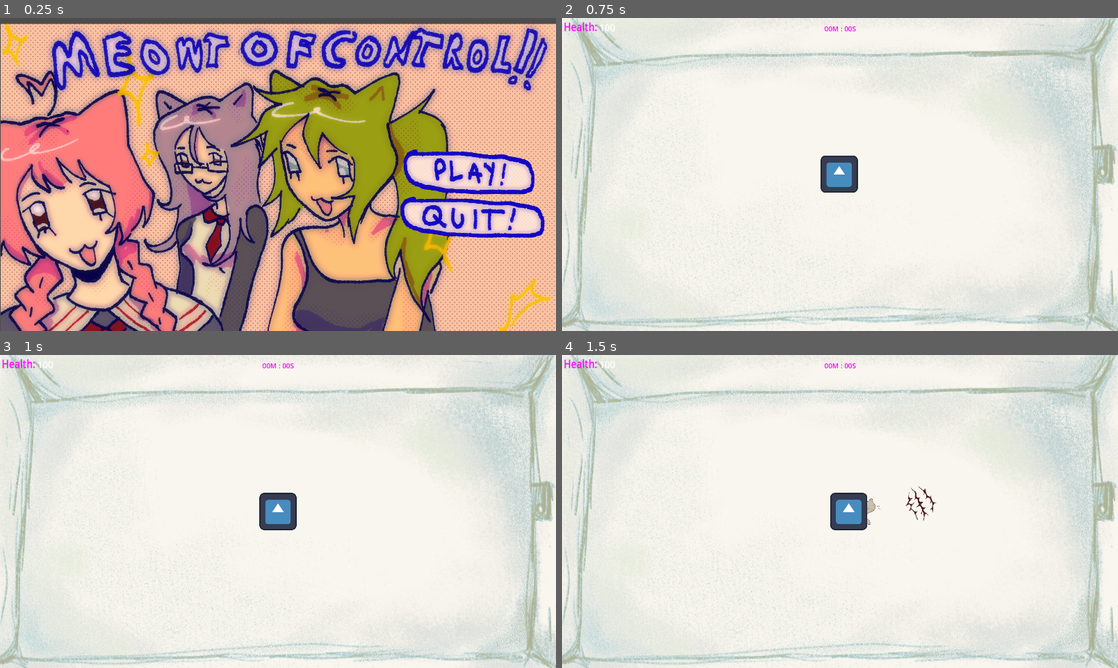
Above: before the commit, frames 1-4 (two rows, left to right).
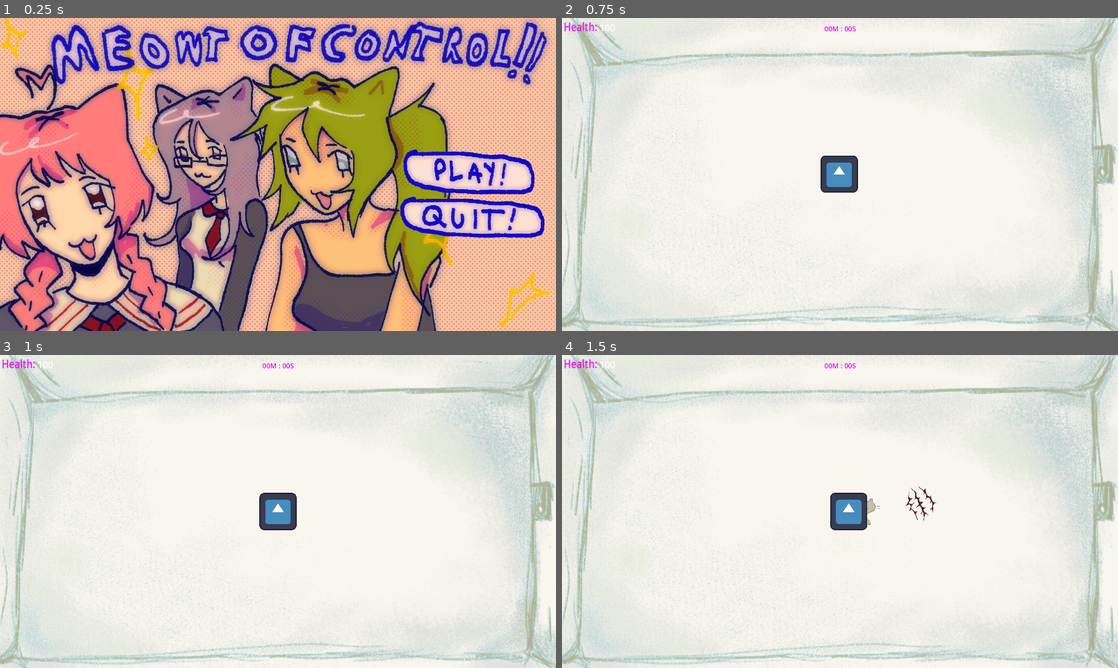
Above: after the commit, the same moments.

Repository: RobertKadak/GameCamp-2024
Game: Godot game, scene res://Menu folder/menu.tscn
The game is run twice, just before and just after one commit, with the same random seed, the same clock (stepped at 60 frames per second) and the same inputs. The engine's default icon, where the game draws it, is replaced by a stand-in: a white triangle on a blue panel in a dark square.
Inputs (mouse positions are in pixels of both pictures, inside the frame that each line leads up to):
- Up to frame 1 (0.25 s): no input
- Up to frame 2 (0.75 s): click "Play" at 0.5 s
- Up to frame 3 (1 s): no input
- Up to frame 4 (1.5 s): move the mouse to (962, 495) at 1.27 s; hold D (move_right) from 1.28 s (still down); click (962, 495) at 1.35 s

The runs differ from the first frame. In frame 1, 45% of the frame differs, in the area x 0-100%, y 0-100%; in frame 2, nothing differs; in frame 3, nothing differs; in frame 4, nothing differs.

Commit message:
Added idle animations

Diff:
--- a/Menu folder/menu.tscn
+++ b/Menu folder/menu.tscn
@@ -36,7 +36,7 @@
 script = ExtResource("1_wf2gv")
 
 [node name="Gamemenupicnew" type="Sprite2D" parent="."]
-position = Vector2(0, 21)
+position = Vector2(-2, 0)
 texture = ExtResource("2_ukxmp")
 
 [node name="VBoxContainer" type="VBoxContainer" parent="."]
--- a/characters/player/player.gd
+++ b/characters/player/player.gd
@@ -107,9 +107,8 @@
 			_melee.get_node("MeleeAnimatedSprite2D").stop()
 			_melee.get_node("MeleeAnimatedSprite2D").hide()
 
-		if i_hate_godot == 1 and _animated_sprite.frame == 0:
+		if i_hate_godot == 1 and _animated_sprite.frame == 0 and _animated_sprite.animation == "melee":
 			_animated_sprite.play("walk")
-
 
 		if _animated_sprite.animation == "melee":
 			i_hate_godot = _animated_sprite.frame
@@ -120,7 +119,8 @@
 
 	if _animated_sprite.animation != "melee":
 		if velocity.is_zero_approx():
-			_animated_sprite.stop()
+			if _animated_sprite.animation != "idle":
+				_animated_sprite.play("idle")
 		else:
 			_animated_sprite.play("walk")
 
--- a/characters/player/player.tscn
+++ b/characters/player/player.tscn
@@ -1,17 +1,30 @@
-[gd_scene load_steps=14 format=3 uid="uid://cjnjct76im3qy"]
+[gd_scene load_steps=16 format=3 uid="uid://cjnjct76im3qy"]
 
 [ext_resource type="Script" path="res://characters/player/player.gd" id="1_cwafh"]
 [ext_resource type="Texture2D" uid="uid://dfi1dcsbsqvek" path="res://characters/player/cat_walk1.png" id="2_5byhn"]
 [ext_resource type="Texture2D" uid="uid://dpmp3kgpb818y" path="res://characters/player/cat_clawattack1.png" id="2_7kjuw"]
+[ext_resource type="Texture2D" uid="uid://ds81wkemd1riv" path="res://characters/player/cat_idle1.png" id="2_pqavu"]
 [ext_resource type="Texture2D" uid="uid://dd7f3qbbqqxm5" path="res://characters/player/ranged/cat_ranged1.png" id="2_xbiry"]
 [ext_resource type="Texture2D" uid="uid://i2pbr6rnrmx6" path="res://characters/player/cat_clawattack2.png" id="3_22t5q"]
 [ext_resource type="Texture2D" uid="uid://c62imnkhtspp" path="res://characters/player/cat_walk2.png" id="3_nlxon"]
 [ext_resource type="Texture2D" uid="uid://ct58yg1352ksx" path="res://characters/player/ranged/cat_ranged2.png" id="3_u1u21"]
+[ext_resource type="Texture2D" uid="uid://c68sd7mpqrh4g" path="res://characters/player/cat_idle2.png" id="3_vj66f"]
 [ext_resource type="Texture2D" uid="uid://bf4kyeu4to1e2" path="res://assets/attackparticle2.png" id="8_kne5k"]
 [ext_resource type="Texture2D" uid="uid://cvmqo4lpsu1kx" path="res://assets/attackparticle1.png" id="9_qtmb8"]
 
 [sub_resource type="SpriteFrames" id="SpriteFrames_wbfjh"]
 animations = [{
+"frames": [{
+"duration": 1.0,
+"texture": ExtResource("2_pqavu")
+}, {
+"duration": 1.0,
+"texture": ExtResource("3_vj66f")
+}],
+"loop": true,
+"name": &"idle",
+"speed": 5.0
+}, {
 "frames": [{
 "duration": 1.0,
 "texture": ExtResource("2_7kjuw")
@@ -78,8 +91,8 @@
 position = Vector2(8.58307e-06, 0.499993)
 scale = Vector2(0.129253, 0.133307)
 sprite_frames = SubResource("SpriteFrames_wbfjh")
-animation = &"melee"
-frame_progress = 0.676393
+animation = &"idle"
+frame_progress = 0.603353
 
 [node name="CollisionShape2D" type="CollisionShape2D" parent="."]
 shape = SubResource("RectangleShape2D_f42hs")
Binary file added: characters/player/cat_idle1.png
Not shown, added: characters/player/cat_idle1.png.import
Binary file added: characters/player/cat_idle2.png
Not shown, added: characters/player/cat_idle2.png.import
